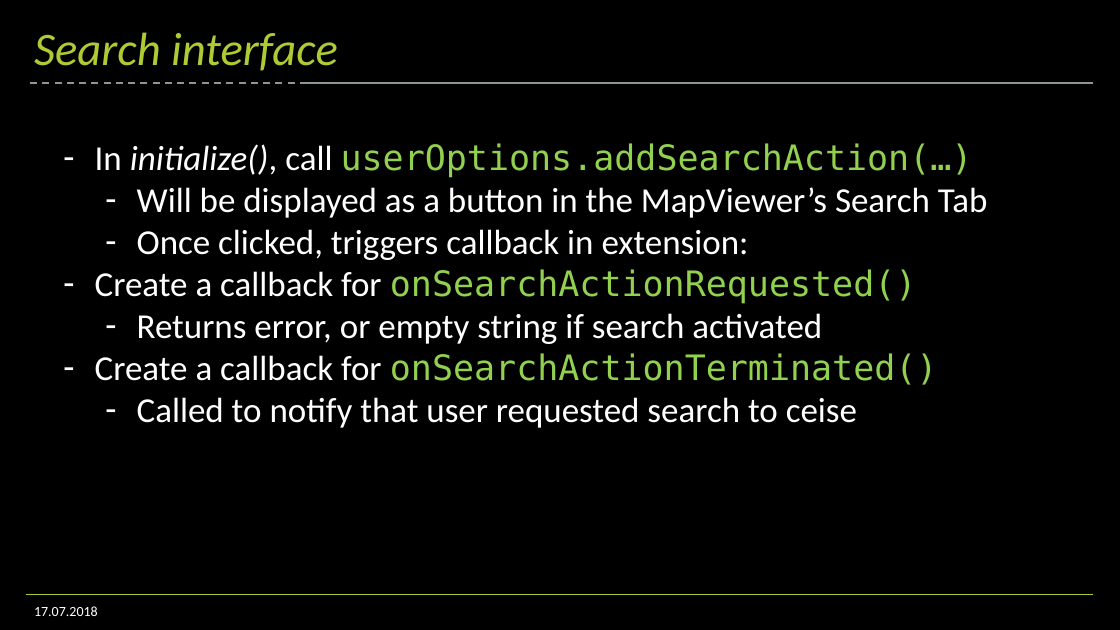
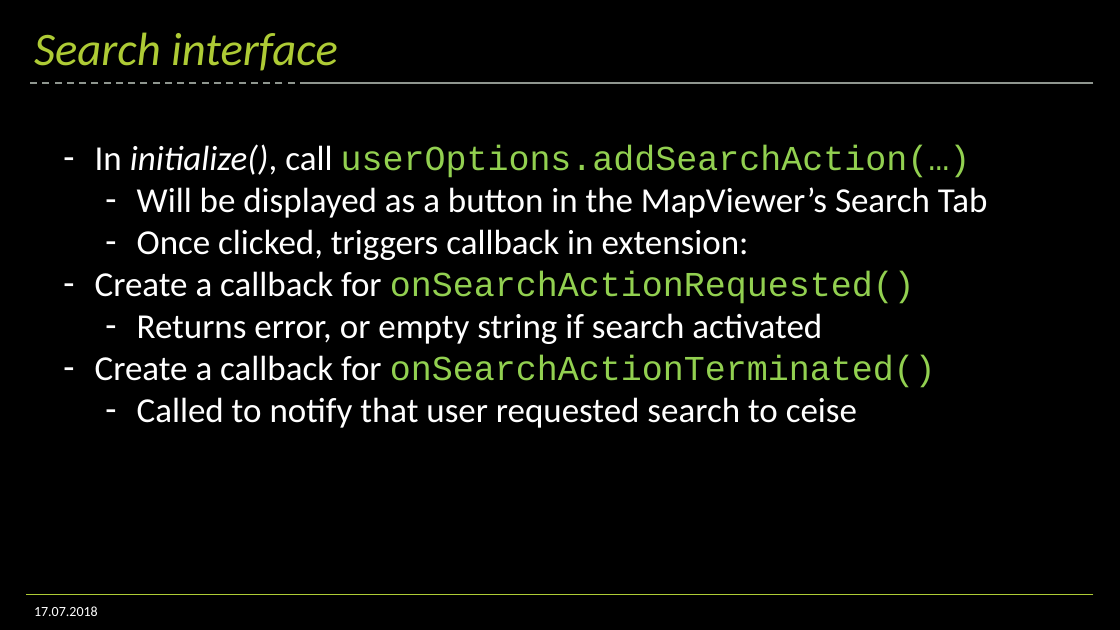
Before and after one commit to Klebert-Engineering/td-2019-mapviewer-ext, a slide deck: slide 12 of workshop.pptx. Drawn at 1120x630 pixels with LibreOffice and Linux fonts; fonts in the diff are those of the drawing; background and template pictures are left out. Boxes give left, top, right and bottom in pixels: in the first picture for what was removed or moved away, otherwise in the second. Text is boxed around its words. In the diff, an @@ line names an element or a change of style, - is before the commit and + after.

```diff
--- a/workshop.pptx
+++ b/workshop.pptx
@@ text at [95, 144, 971, 388]: font DejaVu Sans Mono to Courier New in "userOptions.addSearchAction(…)", "onSearchActionRequested()", "onSearchActionTerminated()" @@
```
Also in this commit, not shown: 3 other slides changed, 3 other files.
